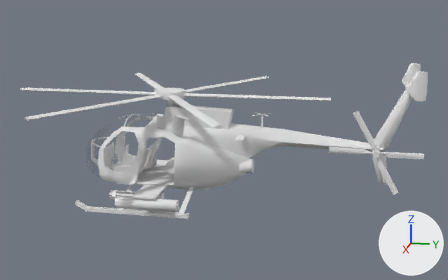
An edit to the glTF model src/main/resources/combinedassault_packs/combinedassault/assets/combinedassault/models/aircraft/ah_6/ah_6.glb, drawn before and after from the same camera.
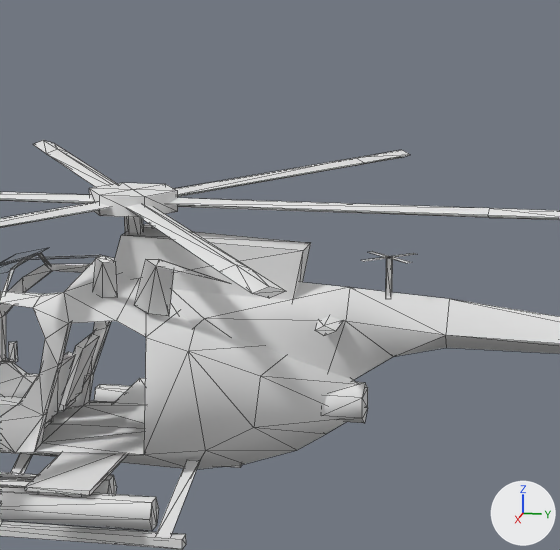
Each version is shown whole from a 50 mm camera at (15.28, 4.5, 5.57) aimed at (-0.03, 1.44, 1.74), then close up on the part from 27% to 72% of the width and 8% to 78% of the height. Every picture has the same lights, and +X, +Y and +Z are marked at lower right. The first two pictures are the older version. The close-ups show mesh edges as thin lines. Objects named as collision shapes, trigger or cutter boxes, shadow casters or lower levels of detail are left out. Where no turn or scale is listed for an object, it has been applied to the vertices.

The first close-up shows 'body', 'rotor' and 1 more.
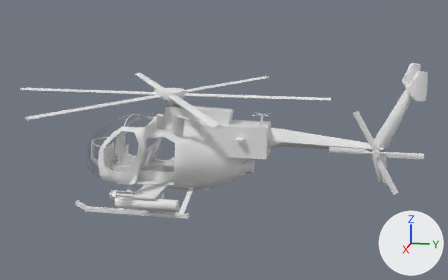
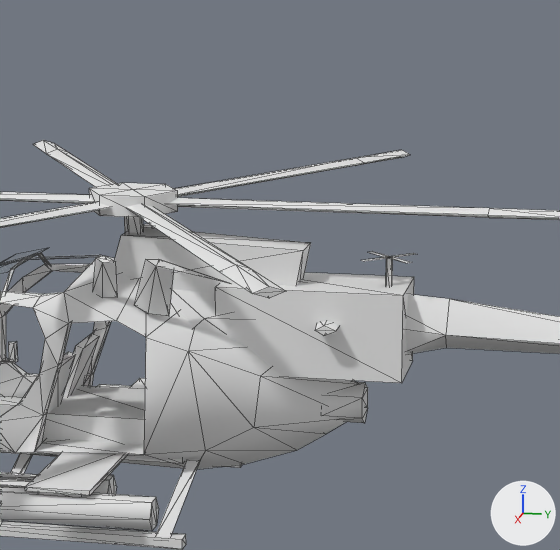
Changed parts and their boxes (x1, y1, x2, y2) in the close-ups (560 x 550 px):
```json
{"object": "hit_engine_1", "change": "added", "after": [215, 273, 414, 383]}
{"object": "hit_fuel_1", "change": "added", "after": [43, 386, 185, 463]}
```

The change, as JSON lines over the scene's bpy script:
```json
{"op": "add", "block": "me_hit_fuel_1", "code": ["me_hit_fuel_1 = bpy.data.meshes.new('hit_fuel_1')", "me_hit_fuel_1.from_pydata(...)  # a box spanning x -0.5..0.5, y -0.9..0.6, z 0.55..0.95"]}
{"op": "add", "block": "me_hit_engine_1", "code": ["me_hit_engine_1 = bpy.data.meshes.new('hit_engine_1')", "me_hit_engine_1.from_pydata(...)  # a box spanning x -0.4..0.4, y 0.9..2.6, z 1.4..2.2"]}
{"op": "add", "block": "ob_hit_fuel_1", "code": ["ob_hit_fuel_1 = bpy.data.objects.new('hit_fuel_1', me_hit_fuel_1)", "ob_hit_fuel_1.location = (0.0, 0.0, 0.0)"]}
{"op": "add", "block": "ob_hit_engine_1", "code": ["ob_hit_engine_1 = bpy.data.objects.new('hit_engine_1', me_hit_engine_1)", "ob_hit_engine_1.location = (0.0, 0.0, 0.0)"]}
```
